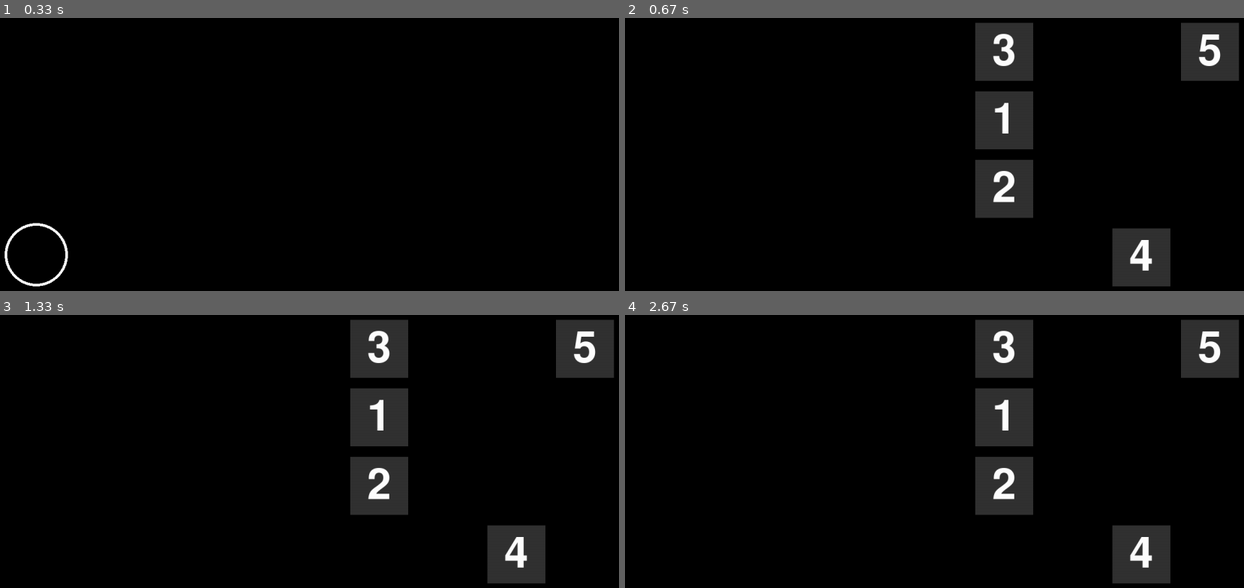
Above: before the commit, frames 1-4 (two rows, left to right).
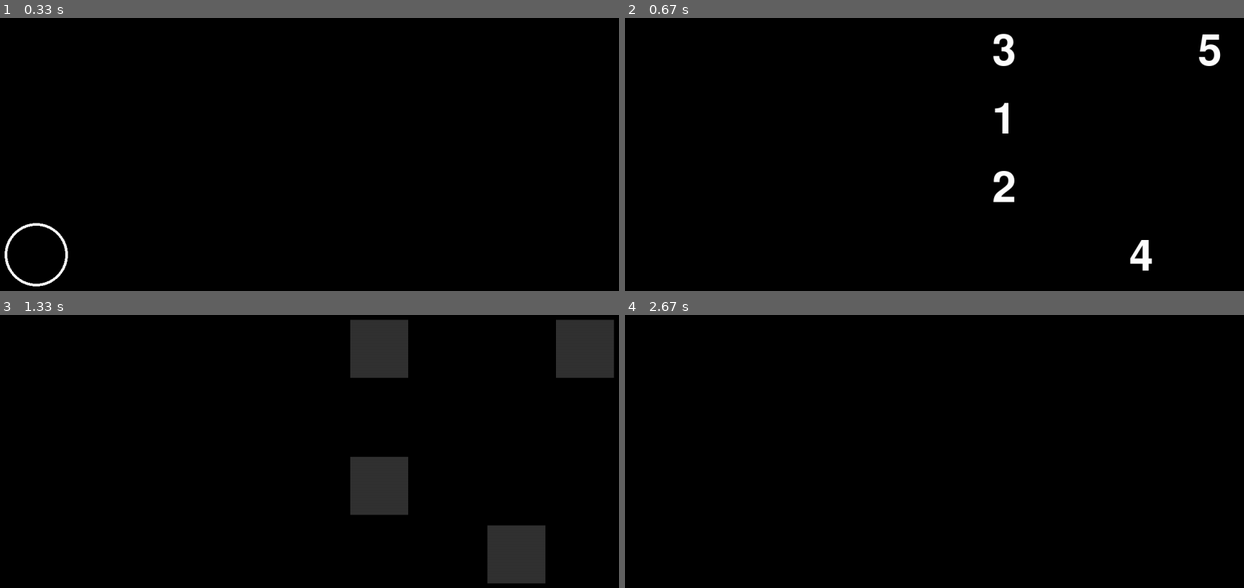
Above: after the commit, the same moments.

Repository: ChaeHyunsic/Python
Game: pygame game, started from pygame_memory/pygame_memory.py
Two runs of this game, one before a commit and one after it. Both use one fixed random seed, a clock stepped at 60 frames per second and the inputs below.
Inputs (mouse positions are in pixels of both pictures, inside the frame that each line leads up to):
- Up to frame 1 (0.33 s): no input
- Up to frame 2 (0.67 s): click (662, 255) at 0.38 s
- Up to frame 3 (1.33 s): click (377, 416) at 0.72 s, where only the run after the commit has a clickable "1"; click (377, 347) at 1.05 s
- Up to frame 4 (2.67 s): press the mouse at (1138, 555) at 1.37 s; move the mouse to (1070, 530) at 1.47 s; release the mouse at (1002, 506) at 1.6 s; click (1002, 347) at 1.72 s; click (1138, 555) at 2.05 s; click (1206, 347) at 2.38 s

Frame 1 is identical in both runs. In frame 2, 9.0% of the frame differs, in the area x 56-100%, y 1-99%; in frame 3, 2.9%; in frame 4, 9.9%.

Commit message:
add hidden function

Diff:
--- a/pygame_memory/pygame_memory.py
+++ b/pygame_memory/pygame_memory.py
@@ -6,20 +6,50 @@
 
 
 def display_game_screen():  # memory 게임 실행
+    global hidden
+
+    if not hidden:
+        elapsed_time = (pygame.time.get_ticks() - start_ticks) / 1000
+        if elapsed_time > maximum_display_time:
+            hidden = True
+
     for index, value in enumerate(answer, start=1):
-        pygame.draw.rect(screen, (50, 50, 50), value)
-
-        show_cell = font.render(str(index), True, (255, 255, 255))
-        show_cell_rect = show_cell.get_rect(center =value.center)
-        screen.blit(show_cell, show_cell_rect)
+        if hidden:
+            pygame.draw.rect(screen, (50, 50, 50), value)
+        else:
+            show_cell = font.render(str(index), True, (255, 255, 255))
+            show_cell_rect = show_cell.get_rect(center =value.center)
+            screen.blit(show_cell, show_cell_rect)
 
 def check_start(pos):   # 사용자가 게임 시작을 하고자하는지 확인
-    global start
+    global start, start_ticks
 
-    if ind_level.collidepoint(pos):
+    if start:
+        check_answer(pos)
+    elif ind_level.collidepoint(pos):
         start = True
+        start_ticks = pygame.time.get_ticks()
+
+def check_answer(pos):  # 사용자가 선택한 것이 정답인지 확인
+    global hidden
+
+    for button in answer:
+        if button.collidepoint(pos):
+            if button == answer[0]:
+                del answer[0]
+                if not hidden:
+                    hidden = True
+            else:
+                pass
+            break
 
 def reflect_level(level):   # 게임 난이도에 맞는 게임 출력
+    global maximum_display_time
+
+    # 게임 난이도에 따라 cell의 최대 노출 시간 조정
+    maximum_display_time = 5 - (level // 3)
+    maximum_display_time = max(maximum_display_time, 1)
+
     total_count = (level // 3) + 5
     total_count = min(total_count, 20)
 
@@ -70,6 +100,11 @@
 ind_level.center = (120, screen_height - 120)
 start = False   # 게임 시작 여부 확인을 위해 사용
 answer = []     # 게임의 정답을 저장해두어 사용자의 답변과 비교하기 위해 사용
+hidden = False  # cell의 노출 여부를 정하기 위해 사용
+
+# cell의 최대 노출 시간 지정
+maximum_display_time = None
+start_ticks = None
 
 # 초기 게임 난이도 반영
 reflect_level(1)
